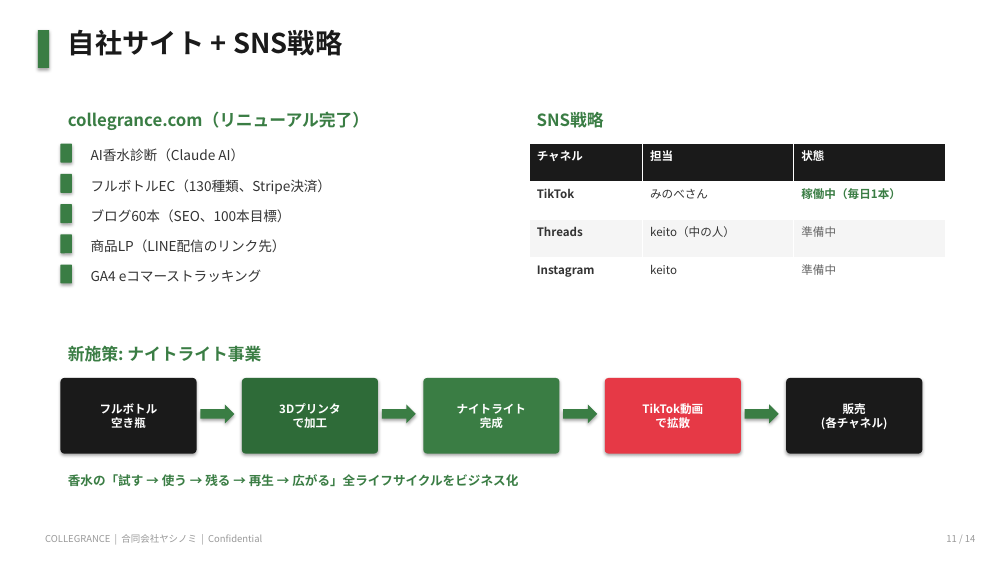
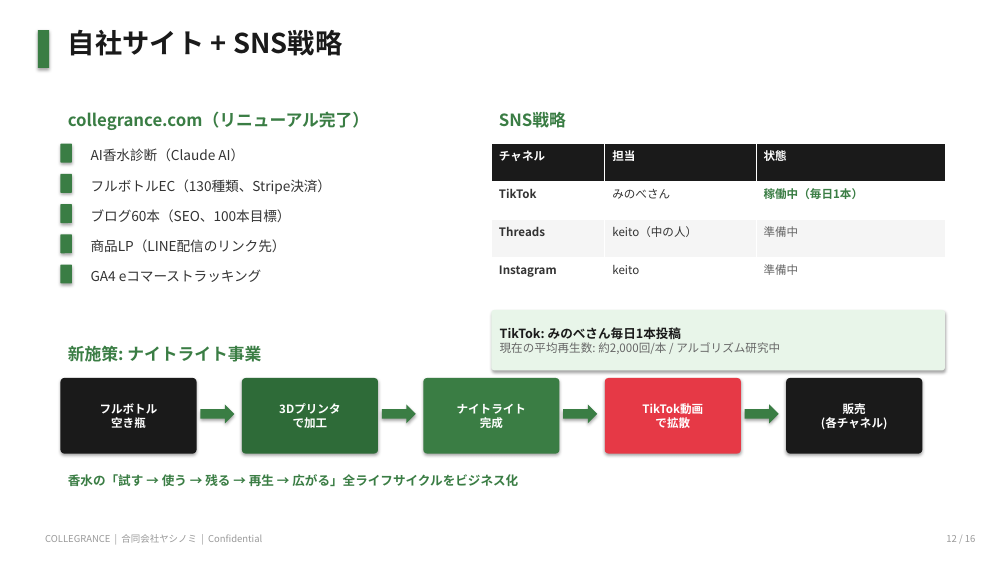
Before and after one commit to Keitoshinomiya/collegranceWEB-, a slide deck: slide 12 of COLLEGRANCE_事業全体像.pptx (slide 11 before the commit). Drawn at 1008x567 pixels with LibreOffice and Linux fonts; fonts in the diff are those of the drawing. Boxes give left, top, right and bottom in pixels: in the first picture for what was removed or moved away, otherwise in the second. Text is boxed around its words. In the diff, an @@ line names an element or a change of style, - is before the commit and + after.

```diff
--- a/COLLEGRANCE_事業全体像.pptx
+++ b/COLLEGRANCE_事業全体像.pptx
@@ text "SNS戦略": place and size @@
-text "SNS戦略" at box(537, 112, 604, 128)
+text "SNS戦略" at box(499, 112, 566, 128)
@@ table: place and size @@
-table at box(529, 144, 945, 295)
+table at box(492, 144, 945, 295)
@@ rounded rectangle added at box(492, 310, 945, 371), fill #E8F5E9, 11 pt, text #666666 @@
+TikTok: みのべさん毎日1本投稿
+現在の平均再生数: 約2,000回/本 / アルゴリズム研究中
```
Also in this commit, not shown: 9 other slides changed, 6 slides added, 4 slides removed, 1 other file.
